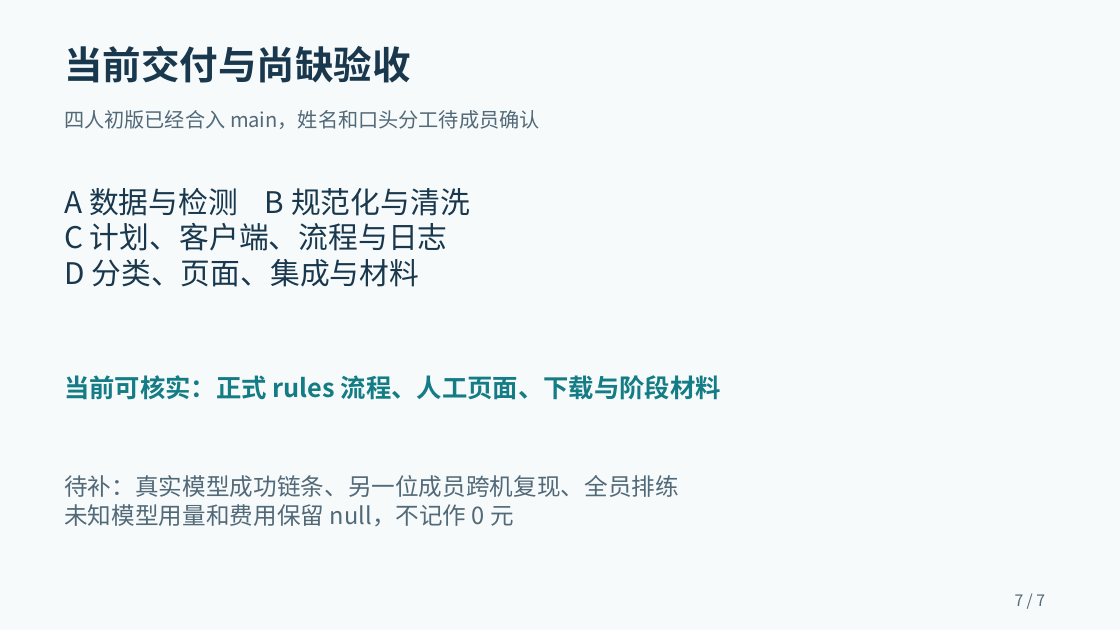
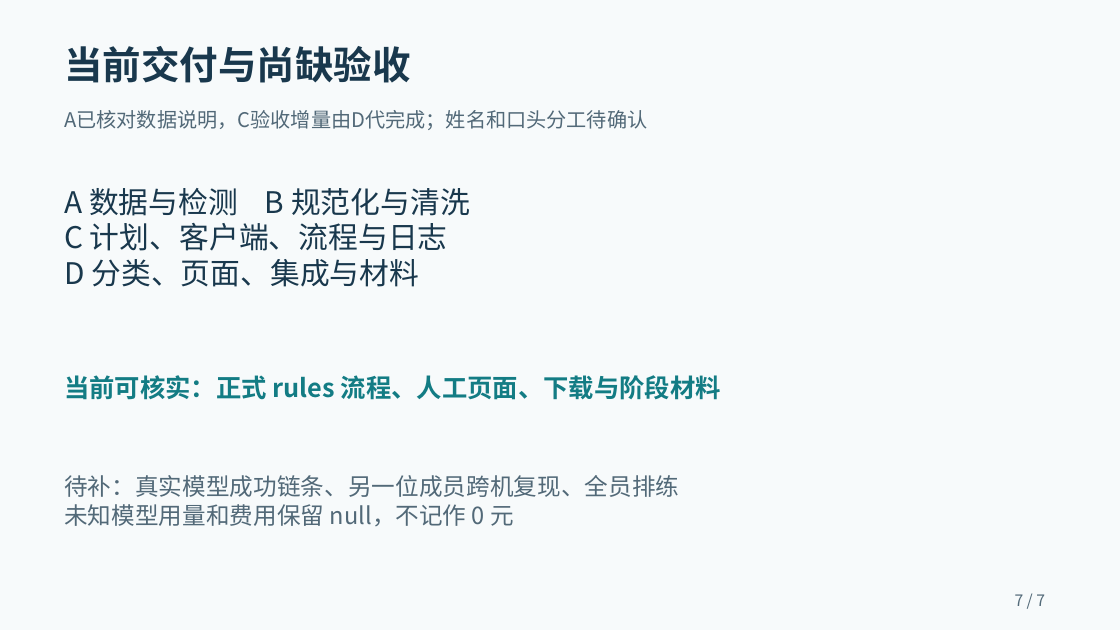
Before and after one commit to 2026-XJTU-UG-DM-Assignment-10/data_agent_course, a slide deck: slide 7 of docs/presentation.pptx. Drawn at 1120x630 pixels with LibreOffice and Linux fonts; fonts in the diff are those of the drawing. Boxes give left, top, right and bottom in pixels: in the first picture for what was removed or moved away, otherwise in the second. Text is boxed around its words. In the diff, an @@ line names an element or a change of style, - is before the commit and + after.

```diff
--- a/docs/presentation.pptx
+++ b/docs/presentation.pptx
@@ text at [64,110,647,130]: text changed @@
-四人初版已经合入 main，姓名和口头分工待成员确认
+A已核对数据说明，C验收增量由D代完成；姓名和口头分工待确认
```
Also in this commit, not shown: 3 other slides changed, 16 other files.
